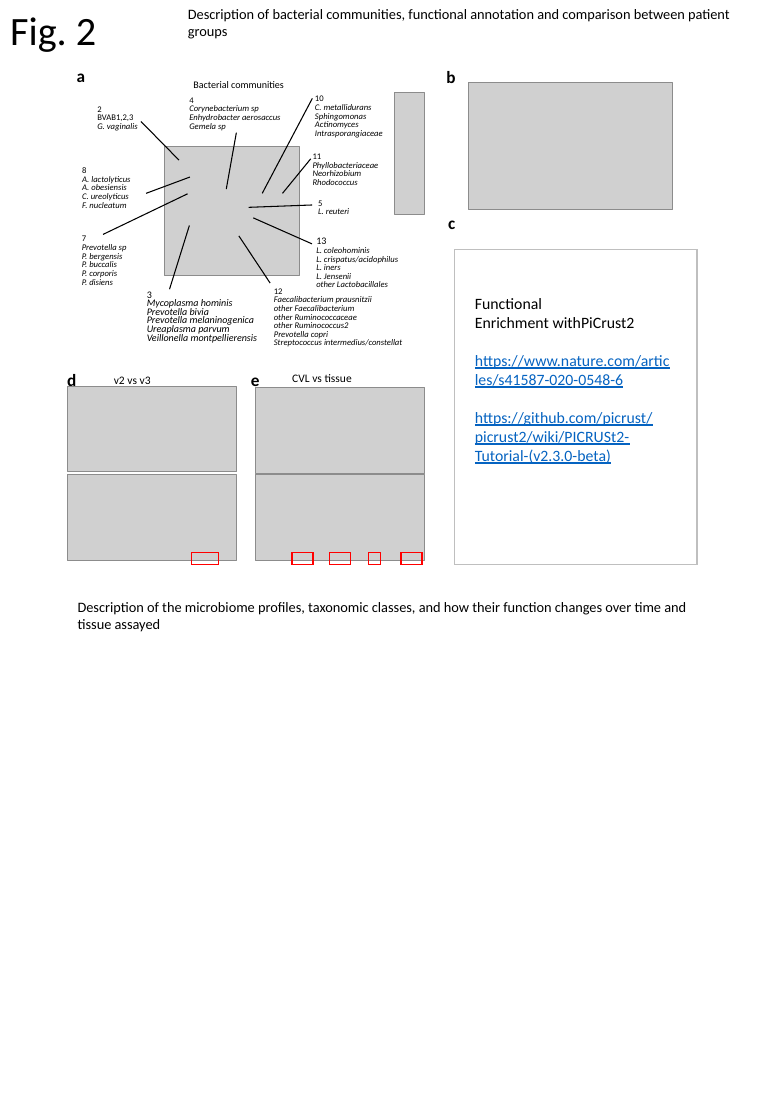
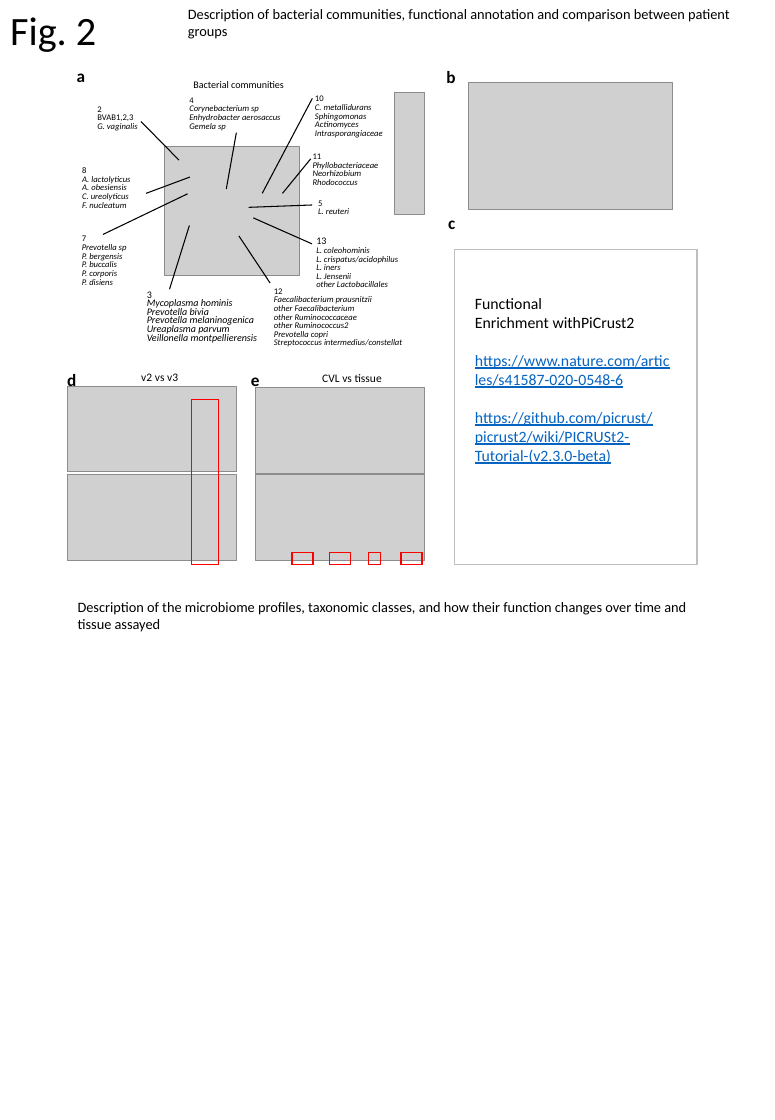
Before and after one commit to NBISweden/tissue-adherent-VMB, a slide deck: slide 2 of reports/rmarkdown/manuscript/manuscript.pptx. Drawn at 775x1120 pixels with LibreOffice and Linux fonts; fonts in the diff are those of the drawing; grey boxes stand for pictures; background and template pictures are left out. Boxes give left, top, right and bottom in pixels: in the first picture for what was removed or moved away, otherwise in the second. Text is boxed around its words. In the diff, an @@ line names an element or a change of style, - is before the commit and + after.

```diff
--- a/reports/rmarkdown/manuscript/manuscript.pptx
+++ b/reports/rmarkdown/manuscript/manuscript.pptx
@@ text "v2 vs v3" rewrapped from [114,376,151,388] to [141,373,178,381] @@
@@ text "CVL vs tissue": place and size @@
-text "CVL vs tissue" at [292,374,352,382]
+text "CVL vs tissue" at [322,374,382,382]
@@ rectangle: place and size @@
-rectangle at [191,552,218,564]
+rectangle at [191,399,218,564]
```
Also in this commit, not shown: 2 other slides changed, 10 other files.
